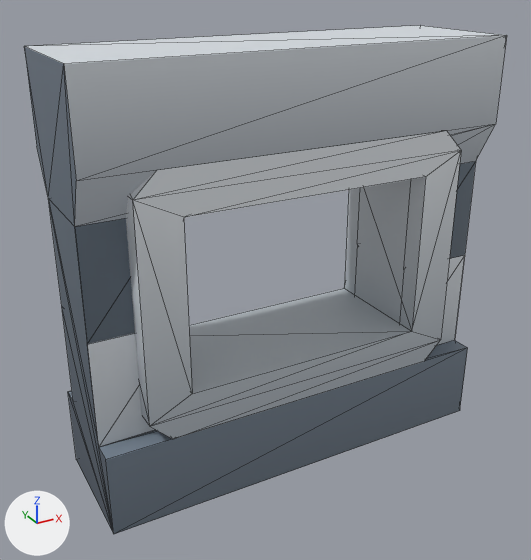
What one commit did to the glTF model client/public/assets/kenney-station/wall-window-banner.glb.
The view is the same before and after, from a 50 mm camera at (-0.815, -1.414, 1.162) aimed at (-0.038, -0.001, 0.455). Every picture has the same lights, and +X, +Y and +Z are marked at lower left. The older version comes first. Mesh edges are drawn as thin lines. Where no turn or scale is listed for an object, it has been applied to the vertices. Vertices at exactly the same position are counted once.

Objects in the first picture: 'wall-window-banner'.
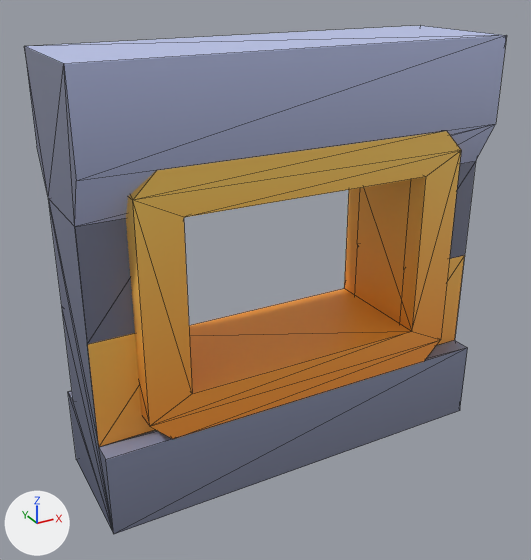
Changed parts and their boxes (x1, y1, x2, y2) in the pictures (531 x 560 px):
part 1 of me_wall_window_banner, recoloured: (24, 47, 476, 534) in both
part 2 of me_wall_window_banner, recoloured (light grey to orange): (99, 153, 465, 447) in both
part 3 of me_wall_window_banner, recoloured (white to orange): (88, 131, 465, 446) in both
part 4 of me_wall_window_banner, recoloured (light grey to blue): (25, 26, 507, 226) in both

What changed in the scene script:
```text
Change me_wall_window_banner:
    where me_wall_window_banner.from_pydata(...)  # 64 vertices, 112 faces; spans x -0.5..0.5, y -0.15..0.15, z -0.5..0.5
    used by ob_wall_window_banner; location = (0.0, 0.0, 0.5)
    me_wall_window_banner part 1: 42 faces centred in x -0.5..0.5, y -0.15..0.15, z -0.5..0.433 are repainted in the vertex colours; the middle colour goes from greyish blue #667380 to greyish blue #777c94
    me_wall_window_banner part 2: 28 faces centred in x -0.433..0.433, y -0.15..0.15, z -0.3..-0.067 are repainted in the vertex colours; the middle colour goes from light grey #b7bfc7 to orange #ff9d35
    me_wall_window_banner part 3: 28 faces centred in x -0.433..0.433, y -0.15..0.15, z -0.133..0.3 are repainted in the vertex colours; the middle colour goes from white #e7ecf1 to orange #ffcd5f
    me_wall_window_banner part 4: 14 faces centred in x -0.433..0.433, y -0.15..0.15, z 0.233..0.5 are repainted in the vertex colours; the middle colour goes from light grey #bec5cd to blue #aeb6da
```
